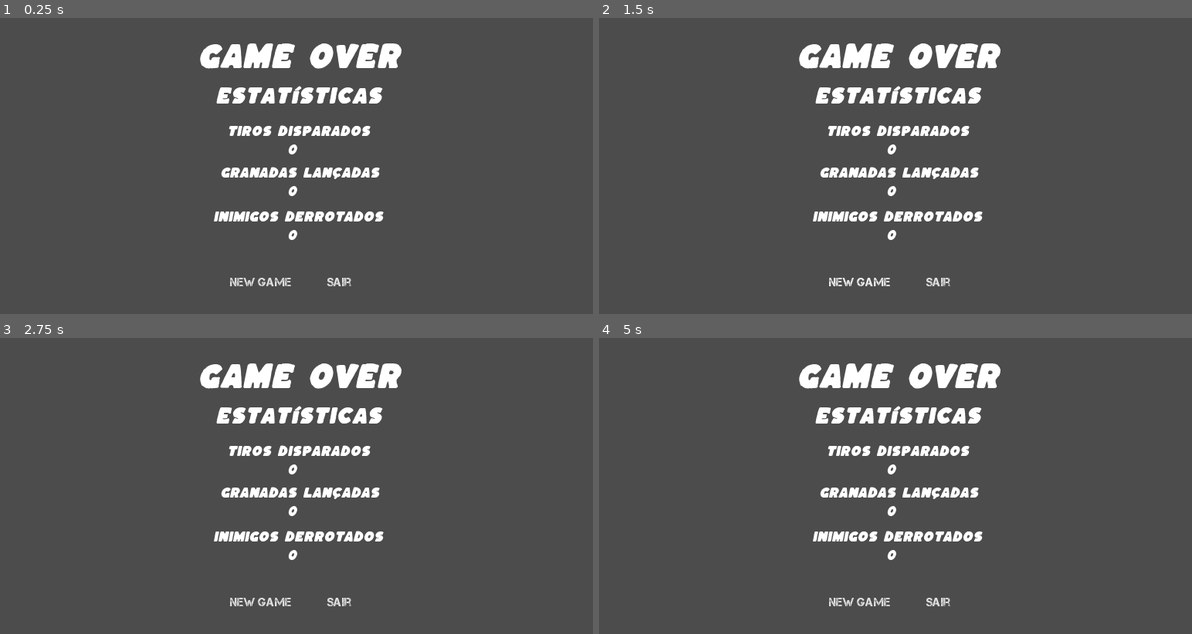
Above: before the commit, frames 1-4 (two rows, left to right).
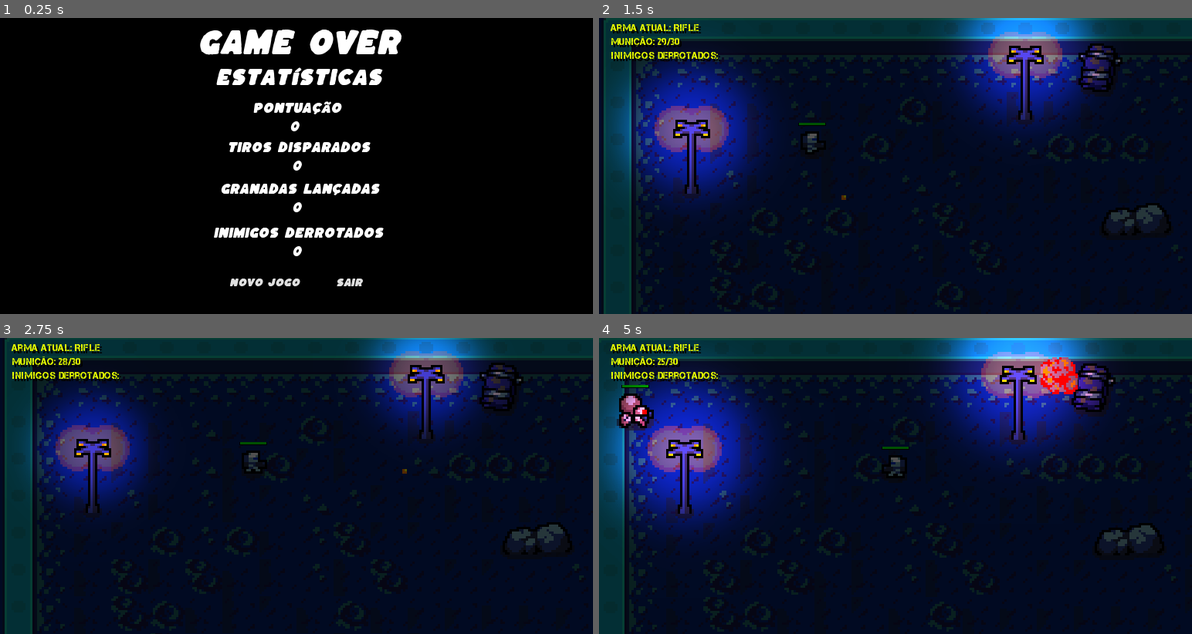
Above: after the commit, the same moments.

Repository: diemissonlima/TopDownShooter
Game: Godot game, scene res://scenes/management/game_over.tscn
Same seed, same stepped clock (60 frames per second), same inputs: the game is played once before the commit and once after it. This scene is started directly instead of the project's main scene.
Inputs (mouse positions are in pixels of both pictures, inside the frame that each line leads up to):
- Up to frame 1 (0.25 s): no input
- Up to frame 2 (1.5 s): click "New Game" (after the commit: "Novo Jogo") at 0.5 s; click (859, 281) at 1.25 s, where only the run before the commit has a clickable "New Game"
- Up to frame 3 (2.75 s): move the mouse to (426, 471) at 2.02 s; hold Right (ui_right) from 2.03 s (still down); click (426, 471) at 2.1 s; tap Space (ui_select) at 2.27 s
- Up to frame 4 (5 s): move the mouse to (776, 500) at 2.77 s; release Right (ui_right) at 2.78 s; hold Down (ui_down) 2.78-3.53 s; click (776, 500) at 2.85 s; tap Space (ui_select) at 3.02, 4.52 s; move the mouse to (954, 420) at 3.52 s; hold Right (ui_right) 3.53-4.28 s; click (954, 420) at 3.6 s; move the mouse to (865, 545) at 4.27 s; hold Up (ui_up) from 4.28 s (still down); click (865, 545) at 4.35 s

The runs differ from the first frame. In frame 1, 99% of the frame differs, in the area x 0-100%, y 0-100%; in frame 2, 100%; in frame 3, 99%; in frame 4, 100%.

Commit message:
efeitos de pós processamento

Diff:
--- a/project.godot
+++ b/project.godot
@@ -88,6 +88,11 @@
 "class": "Soldier",
 "language": "GDScript",
 "path": "res://scripts/player/soldier.gd"
+}, {
+"base": "Camera2D",
+"class": "SoldierCamera",
+"language": "GDScript",
+"path": "res://scripts/player/camera.gd"
 }, {
 "base": "Sprite",
 "class": "SoldierTexture",
@@ -116,6 +121,7 @@
 "MoveState": "",
 "ScreenGameover": "",
 "Soldier": "",
+"SoldierCamera": "",
 "SoldierTexture": "",
 "Statistics": ""
 }
--- a/scenes/enemies/spider.tscn
+++ b/scenes/enemies/spider.tscn
@@ -76,6 +76,7 @@
 
 [node name="Spider" instance=ExtResource( 2 )]
 attack_cooldown = 3.0
+points = 2
 damage = 3
 move_speed = 20
 distance_treshold = 5
--- a/scenes/management/game_level.tscn
+++ b/scenes/management/game_level.tscn
@@ -7,6 +7,7 @@
 [ext_resource path="res://scripts/management/game_level.gd" type="Script" id=5]
 [ext_resource path="res://scenes/enemies/spider.tscn" type="PackedScene" id=6]
 [ext_resource path="res://scripts/management/layered_objects.gd" type="Script" id=7]
+[ext_resource path="res://scenes/management/light.tscn" type="PackedScene" id=8]
 
 [sub_resource type="ConvexPolygonShape2D" id=1]
 points = PoolVector2Array( 0, 0, 16, 0, 16, 16, 0, 16 )
@@ -712,6 +713,11 @@
 } ]
 10/z_index = 0
 
+[sub_resource type="Environment" id=52]
+background_mode = 4
+glow_enabled = true
+glow_hdr_threshold = 1.5
+
 [node name="GameLevel" type="Node2D"]
 script = ExtResource( 5 )
 
@@ -748,11 +754,54 @@
 centered_textures = true
 collision_mask = 0
 format = 1
-tile_data = PoolIntArray( 65549, 9, 0, 65572, 0, 0, 196616, 0, 0, 196629, 1, 0, 262172, 5, 0, 262177, 4, 0, 327694, 4, 0, 393234, 6, 0, 458789, 2, 0, 524290, 2, 0, 524317, 1, 0, 589830, 3, 0, 589845, 0, 0, 589857, 10, 0, 655370, 1, 0, 655378, 6, 0, 786435, 10, 0, 786469, 7, 0, 851996, 4, 0, 917510, 0, 0, 917518, 4, 0, 1048578, 2, 0, 1048613, 0, 0, 1114133, 1, 0, 1114145, 2, 0, 1179654, 5, 0 )
+tile_data = PoolIntArray( 65547, 0, 0, 65549, 9, 0, 65560, 0, 0, 65572, 0, 0, 196610, 0, 0, 196629, 1, 0, 262172, 5, 0, 262177, 4, 0, 327694, 4, 0, 393234, 6, 0, 393249, 0, 0, 458789, 2, 0, 524290, 2, 0, 524317, 1, 0, 589830, 3, 0, 589846, 0, 0, 589857, 10, 0, 589864, 0, 0, 655370, 1, 0, 655378, 6, 0, 786435, 10, 0, 786469, 7, 0, 851996, 4, 0, 917510, 0, 0, 917518, 4, 0, 1048578, 2, 0, 1048613, 0, 0, 1114133, 1, 0, 1114145, 2, 0, 1179654, 5, 0, 1179661, 0, 0, 1179672, 0, 0 )
 
 [node name="Timer" type="Timer" parent="LayeredObjects"]
 wait_time = 1.5
 one_shot = true
 autostart = true
 
+[node name="PostProcessing" type="Node2D" parent="."]
+
+[node name="Mask" type="CanvasModulate" parent="PostProcessing"]
+color = Color( 0.317647, 0.317647, 0.317647, 1 )
+
+[node name="Environment" type="WorldEnvironment" parent="PostProcessing"]
+environment = SubResource( 52 )
+
+[node name="LightSpot" type="Node2D" parent="."]
+
+[node name="LightSpot" parent="LightSpot" instance=ExtResource( 8 )]
+position = Vector2( 40, 48 )
+
+[node name="LightSpot2" parent="LightSpot" instance=ExtResource( 8 )]
+position = Vector2( 104, 224 )
+
+[node name="LightSpot3" parent="LightSpot" instance=ExtResource( 8 )]
+position = Vector2( 216, 288 )
+
+[node name="LightSpot4" parent="LightSpot" instance=ExtResource( 8 )]
+position = Vector2( 392, 288 )
+
+[node name="LightSpot5" parent="LightSpot" instance=ExtResource( 8 )]
+position = Vector2( 600, 256 )
+
+[node name="LightSpot6" parent="LightSpot" instance=ExtResource( 8 )]
+position = Vector2( 648, 144 )
+
+[node name="LightSpot7" parent="LightSpot" instance=ExtResource( 8 )]
+position = Vector2( 536, 96 )
+
+[node name="LightSpot8" parent="LightSpot" instance=ExtResource( 8 )]
+position = Vector2( 584, 16 )
+
+[node name="LightSpot9" parent="LightSpot" instance=ExtResource( 8 )]
+position = Vector2( 392, 16 )
+
+[node name="LightSpot10" parent="LightSpot" instance=ExtResource( 8 )]
+position = Vector2( 360, 144 )
+
+[node name="LightSpot11" parent="LightSpot" instance=ExtResource( 8 )]
+position = Vector2( 184, 16 )
+
 [connection signal="timeout" from="LayeredObjects/Timer" to="LayeredObjects" method="on_spawn_timer_timeout"]
--- a/scenes/management/game_over.tscn
+++ b/scenes/management/game_over.tscn
@@ -1,8 +1,7 @@
-[gd_scene load_steps=11 format=2]
+[gd_scene load_steps=10 format=2]
 
 [ext_resource path="res://assets/fonts/Kaph-Italic.ttf" type="DynamicFontData" id=1]
 [ext_resource path="res://scripts/management/game_over.gd" type="Script" id=2]
-[ext_resource path="res://assets/fonts/Capture it.ttf" type="DynamicFontData" id=3]
 
 [sub_resource type="DynamicFont" id=1]
 size = 12
@@ -16,34 +15,39 @@
 size = 5
 font_data = ExtResource( 1 )
 
+[sub_resource type="DynamicFont" id=5]
+size = 5
+font_data = ExtResource( 1 )
+
 [sub_resource type="DynamicFont" id=4]
 size = 5
 font_data = ExtResource( 1 )
 
-[sub_resource type="DynamicFont" id=5]
-size = 5
+[sub_resource type="DynamicFont" id=6]
+size = 4
 font_data = ExtResource( 1 )
 
-[sub_resource type="DynamicFont" id=6]
-size = 5
-font_data = ExtResource( 3 )
-
 [sub_resource type="DynamicFont" id=7]
-size = 5
-font_data = ExtResource( 3 )
+size = 4
+font_data = ExtResource( 1 )
 
 [node name="TelaGameOver" type="Control"]
 anchor_right = 1.0
 anchor_bottom = 1.0
 script = ExtResource( 2 )
 
+[node name="ColorRect" type="ColorRect" parent="."]
+anchor_right = 1.0
+anchor_bottom = 1.0
+color = Color( 0, 0, 0, 1 )
+
 [node name="GameOver" type="Label" parent="."]
 anchor_left = 0.5
 anchor_right = 0.5
 margin_left = -43.0
-margin_top = 10.0
+margin_top = 4.0
 margin_right = 43.0
-margin_bottom = 25.0
+margin_bottom = 19.0
 custom_fonts/font = SubResource( 1 )
 text = "Game Over"
 
@@ -51,19 +55,42 @@
 anchor_left = 0.5
 anchor_right = 0.5
 margin_left = -35.0
-margin_top = 29.0
+margin_top = 21.0
 margin_right = 35.0
-margin_bottom = 39.0
+margin_bottom = 31.0
 custom_fonts/font = SubResource( 2 )
 text = "Estatísticas"
+
+[node name="Pontuacao" type="Label" parent="."]
+anchor_left = 0.5
+anchor_right = 0.5
+margin_left = -36.5
+margin_top = 36.0
+margin_right = 36.5
+margin_bottom = 43.0
+custom_fonts/font = SubResource( 3 )
+text = "Pontuação"
+align = 1
+
+[node name="Label" type="Label" parent="Pontuacao"]
+anchor_left = 0.5
+anchor_top = 0.5
+anchor_right = 0.5
+anchor_bottom = 0.5
+margin_left = -3.5
+margin_top = 4.5
+margin_right = 7.5
+margin_bottom = 11.5
+custom_fonts/font = SubResource( 5 )
+text = "150"
 
 [node name="TirosDisparados" type="Label" parent="."]
 anchor_left = 0.5
 anchor_right = 0.5
 margin_left = -30.5
-margin_top = 46.0
+margin_top = 53.0
 margin_right = 30.5
-margin_bottom = 53.0
+margin_bottom = 60.0
 custom_fonts/font = SubResource( 3 )
 text = "Tiros Disparados"
 
@@ -72,9 +99,9 @@
 anchor_top = 0.5
 anchor_right = 0.5
 anchor_bottom = 0.5
-margin_left = -5.5
+margin_left = -3.5
 margin_top = 4.5
-margin_right = 5.5
+margin_right = 7.5
 margin_bottom = 11.5
 custom_fonts/font = SubResource( 4 )
 text = "150"
@@ -83,9 +110,9 @@
 anchor_left = 0.5
 anchor_right = 0.5
 margin_left = -33.5
-margin_top = 64.0
+margin_top = 71.0
 margin_right = 33.5
-margin_bottom = 71.0
+margin_bottom = 78.0
 custom_fonts/font = SubResource( 3 )
 text = "Granadas Lançadas"
 
@@ -94,9 +121,9 @@
 anchor_top = 0.5
 anchor_right = 0.5
 anchor_bottom = 0.5
-margin_left = -5.5
+margin_left = -3.5
 margin_top = 4.5
-margin_right = 5.5
+margin_right = 7.5
 margin_bottom = 11.5
 custom_fonts/font = SubResource( 5 )
 text = "150"
@@ -105,9 +132,9 @@
 anchor_left = 0.5
 anchor_right = 0.5
 margin_left = -36.5
-margin_top = 83.0
+margin_top = 90.0
 margin_right = 36.5
-margin_bottom = 90.0
+margin_bottom = 97.0
 custom_fonts/font = SubResource( 3 )
 text = "Inimigos Derrotados"
 
@@ -116,9 +143,9 @@
 anchor_top = 0.5
 anchor_right = 0.5
 anchor_bottom = 0.5
-margin_left = -5.5
+margin_left = -3.5
 margin_top = 4.5
-margin_right = 5.5
+margin_right = 7.5
 margin_bottom = 11.5
 custom_fonts/font = SubResource( 5 )
 text = "150"
@@ -133,20 +160,31 @@
 margin_right = 31.0
 
 [node name="NewGame" type="Button" parent="HBoxContainer"]
-margin_right = 39.0
-margin_bottom = 27.0
+anchor_left = -0.0285714
+anchor_top = 0.259259
+anchor_right = -0.0285714
+anchor_bottom = 0.259259
+margin_right = 43.0
+margin_bottom = 11.0
 focus_mode = 0
 custom_fonts/font = SubResource( 6 )
 enabled_focus_mode = 0
-text = "New Game"
+text = "Novo Jogo"
 flat = true
 
 [node name="Sair" type="Button" parent="HBoxContainer"]
-margin_left = 43.0
-margin_right = 66.0
-margin_bottom = 27.0
+anchor_left = -0.0285714
+anchor_top = 0.259259
+anchor_right = -0.0285714
+anchor_bottom = 0.259259
+margin_left = 47.0
+margin_right = 70.0
+margin_bottom = 11.0
 focus_mode = 0
 custom_fonts/font = SubResource( 7 )
 enabled_focus_mode = 0
 text = "sair"
 flat = true
+
+[connection signal="pressed" from="HBoxContainer/NewGame" to="." method="on_NewGame_pressed"]
+[connection signal="pressed" from="HBoxContainer/Sair" to="." method="on_Sair_pressed"]
--- /dev/null
+++ b/scenes/management/light.tscn
@@ -0,0 +1,69 @@
+[gd_scene load_steps=4 format=2]
+
+[ext_resource path="res://assets/effects/light.png" type="Texture" id=1]
+
+[sub_resource type="Animation" id=53]
+length = 0.001
+tracks/0/type = "value"
+tracks/0/path = NodePath(".:texture_scale")
+tracks/0/interp = 1
+tracks/0/loop_wrap = true
+tracks/0/imported = false
+tracks/0/enabled = true
+tracks/0/keys = {
+"times": PoolRealArray( 0 ),
+"transitions": PoolRealArray( 1 ),
+"update": 0,
+"values": [ 0.3 ]
+}
+tracks/1/type = "value"
+tracks/1/path = NodePath(".:energy")
+tracks/1/interp = 1
+tracks/1/loop_wrap = true
+tracks/1/imported = false
+tracks/1/enabled = true
+tracks/1/keys = {
+"times": PoolRealArray( 0 ),
+"transitions": PoolRealArray( 1 ),
+"update": 0,
+"values": [ 1.0 ]
+}
+
+[sub_resource type="Animation" id=54]
+resource_name = "light"
+length = 5.0
+loop = true
+tracks/0/type = "value"
+tracks/0/path = NodePath(".:texture_scale")
+tracks/0/interp = 1
+tracks/0/loop_wrap = true
+tracks/0/imported = false
+tracks/0/enabled = true
+tracks/0/keys = {
+"times": PoolRealArray( 0, 1.5, 3.5 ),
+"transitions": PoolRealArray( 1, 1, 1 ),
+"update": 0,
+"values": [ 0.3, 0.2, 0.2 ]
+}
+tracks/1/type = "value"
+tracks/1/path = NodePath(".:energy")
+tracks/1/interp = 1
+tracks/1/loop_wrap = true
+tracks/1/imported = false
+tracks/1/enabled = true
+tracks/1/keys = {
+"times": PoolRealArray( 0, 1.5, 3.5 ),
+"transitions": PoolRealArray( 1, 1, 1 ),
+"update": 0,
+"values": [ 1.0, 0.8, 0.8 ]
+}
+
+[node name="LightSpot" type="Light2D"]
+texture = ExtResource( 1 )
+texture_scale = 0.3
+color = Color( 2, 1, 2, 1 )
+
+[node name="Animation" type="AnimationPlayer" parent="."]
+autoplay = "light"
+anims/RESET = SubResource( 53 )
+anims/light = SubResource( 54 )
--- a/scenes/player/soldier.tscn
+++ b/scenes/player/soldier.tscn
@@ -6,6 +6,7 @@
 [ext_resource path="res://scripts/player/soldier_texture.gd" type="Script" id=4]
 [ext_resource path="res://scripts/player/attack.gd" type="Script" id=5]
 [ext_resource path="res://scenes/combat/hitbox_area.tscn" type="PackedScene" id=6]
+[ext_resource path="res://scripts/player/camera.gd" type="Script" id=7]
 
 [sub_resource type="RectangleShape2D" id=8]
 extents = Vector2( 5.5, 5 )
@@ -202,6 +203,7 @@
 [node name="Animation" type="AnimationPlayer" parent="Light"]
 
 [node name="Camera" type="Camera2D" parent="."]
+script = ExtResource( 7 )
 
 [node name="HealthBar" parent="." instance=ExtResource( 2 )]
 
--- a/scripts/enemies/enemy.gd
+++ b/scripts/enemies/enemy.gd
@@ -33,6 +33,7 @@
 
 export(float) var attack_cooldown
 
+export(int) var points
 export(int) var damage
 export(int) var move_speed
 export(int) var distance_treshold
@@ -91,6 +92,7 @@
 
 func kill() -> void:
 	send_enemy_defeated(inimigo_derrotado)
+	statistics.pontuacao += points
 	roll_dice()
 	queue_free()
 
--- a/scripts/management/game_over.gd
+++ b/scripts/management/game_over.gd
@@ -4,12 +4,22 @@
 onready var enemies: Label = get_node("InimigosMortos/Label")
 onready var tiros_disparados: Label = get_node("TirosDisparados/Label")
 onready var granadas_lancadas: Label = get_node("Granadas Lancadas/Label")
-onready var button_container: HBoxContainer = get_node("HBoxContainer")
+onready var pontuacao: Label = get_node("Pontuacao/Label")
 
 func _process(_delta: float) -> void:
-	set_text()
+	set_statistics()
 
-func set_text() -> void:
+
+func set_statistics() -> void:
 	enemies.text = str(statistics.inimigos_derrotados)
 	tiros_disparados.text = str(statistics.tiros_disprados)
 	granadas_lancadas.text = str(statistics.granadas_lancadas)
+	pontuacao.text = str(statistics.pontuacao)
+
+
+func on_NewGame_pressed():
+	var _new_game: bool = get_tree().change_scene("res://scenes/management/game_level.tscn")
+
+
+func on_Sair_pressed():
+	get_tree().quit()
--- a/scripts/management/interface.gd
+++ b/scripts/management/interface.gd
@@ -4,8 +4,6 @@
 onready var current_weapon: Label = get_node("CurrentWeapon")
 onready var ammo: Label = get_node("Ammo")
 onready var enemies: Label = get_node("Enemies")
-#onready var fire: Label = get_node("TirosDisparados")
-#onready var throw: Label = get_node("GranadasLancadas")
 
 var inimigos_derrotados: int
 var tiros_disparados: int
@@ -30,12 +28,10 @@
 		"fire":
 			tiros_disparados = value
 			statistics.tiros_disprados = tiros_disparados
-			#fire.text = "Tiros Disparados: " + str(tiros_disparados)
 
 		"throw":
 			granadas_lancadas = value
 			statistics.granadas_lancadas = granadas_lancadas
-			#throw.text = "Granadas Lançadas: " + str(granadas_lancadas)
 
 
 func reload_game() -> void:
--- a/scripts/management/statistics.gd
+++ b/scripts/management/statistics.gd
@@ -4,3 +4,4 @@
 var inimigos_derrotados: int
 var tiros_disprados: int
 var granadas_lancadas: int
+var pontuacao: int
--- a/scripts/player/attack.gd
+++ b/scripts/player/attack.gd
@@ -39,6 +39,7 @@
 		return
 
 	if Input.is_action_just_pressed("attack") and not soldier.is_attacking:
+		camera.shake(.25, .1)
 		soldier.is_attacking = true
 
 		update_ammo(weapons_list[weapon_index], "decrease", 1)
@@ -102,7 +103,7 @@
 
 	get_tree().root.call_deferred("add_child", projectile)
 	projectile.global_position = projectile_spawner.global_position
-	# conectar o sinal de camera shake
+	projectile.connect("camera_shake", camera, "shake")
 	projectile.direction = projectile_direction
 
 
--- /dev/null
+++ b/scripts/player/camera.gd
@@ -0,0 +1,33 @@
+extends Camera2D
+class_name SoldierCamera
+
+var shake_lifetime: float
+var shake_strength: float
+
+func _ready() -> void:
+	randomize()
+
+
+func shake(lifetime: float, strength: float) -> void:
+	if shake_lifetime != 0:
+		return
+
+	shake_lifetime = lifetime
+	shake_strength = strength
+
+	while shake_lifetime > 0:
+		offset = Vector2(
+			rand_range(-shake_strength, shake_strength),
+			rand_range(shake_strength, -shake_strength)
+		)
+
+		shake_lifetime -= get_process_delta_time()
+		yield(get_tree(), "idle_frame")
+
+	reset()
+
+
+func reset() -> void:
+	offset = Vector2.ZERO
+	shake_lifetime = 0
+	shake_strength = 0
Not shown: 1 places in scenes/management/game_level.tscn that only renumber resources
Not shown: 1 places in scenes/player/soldier.tscn that only renumber resources
